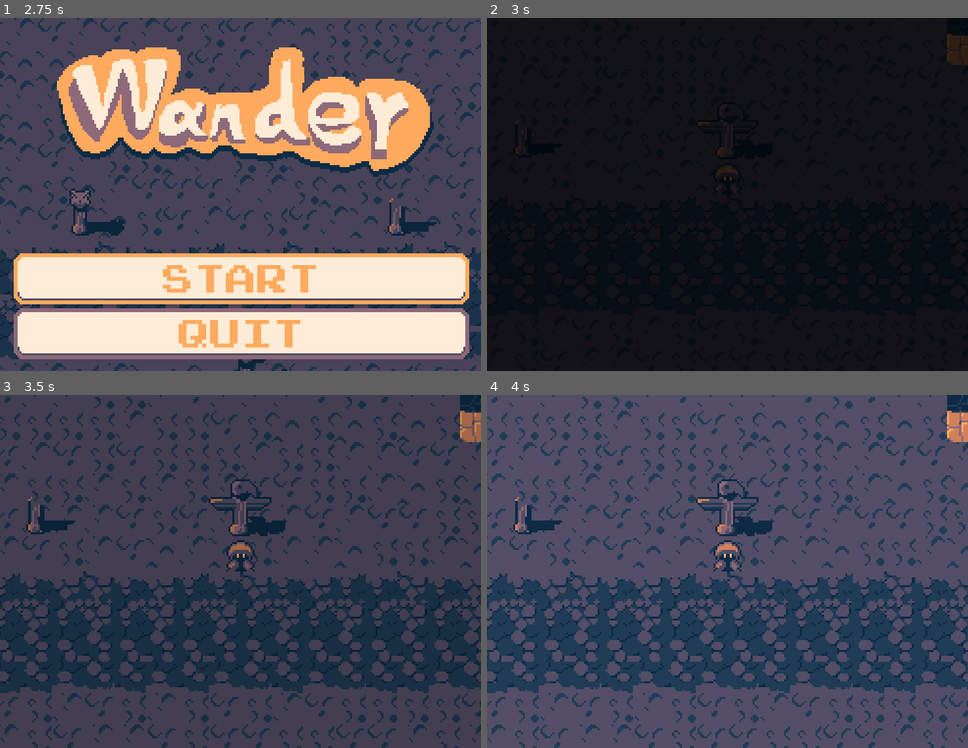
Above: before the commit, frames 1-4 (two rows, left to right).
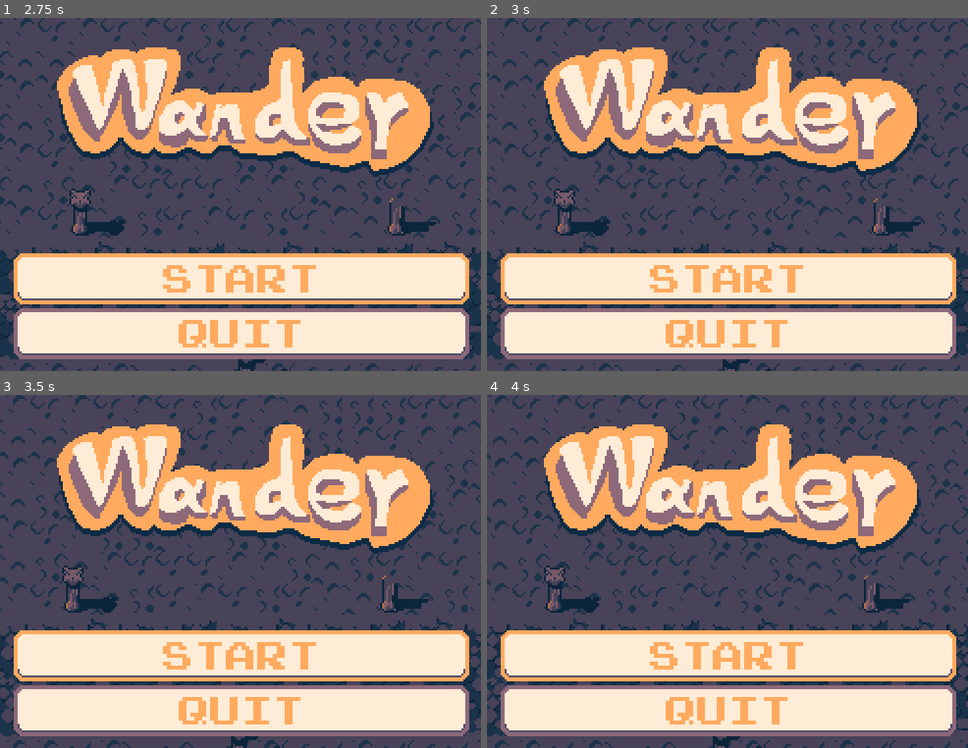
Above: after the commit, the same moments.

Repository: OneTinySauce/Wander
Game: Godot game, scene res://Levels/main_menu.tscn
The game is run twice, just before and just after one commit, with the same random seed, the same clock (stepped at 60 frames per second) and the same inputs. Sound files missing from this copy of the repository are replaced by a short silence.
Inputs (mouse positions are in pixels of both pictures, inside the frame that each line leads up to):
- Up to frame 1 (2.75 s): tap Enter (ui_accept) at 0.5, 0.77, 1.52 s; hold D (right) 0.53-1.28 s; tap F (dialog) at 0.6 s; hold S (down) 1.28-2.03 s; tap G (grab) at 1.35 s; hold D (right) from 2.03 s (still down); hold Space (run) from 2.03 s (still down)
- Up to frame 2 (3 s): release D (right) at 2.75 s; release Space (run) at 2.75 s; click "START" at 2.75 s
- Up to frame 3 (3.5 s): no input
- Up to frame 4 (4 s): click (727, 656) at 3.5 s, where only the run after the commit has a clickable "START"

Frame 1 is identical in both runs. In frame 2, 100% of the frame differs, in the area x 0-100%, y 0-100%; in frame 3, 63%; in frame 4, 64%.

Commit message:
Fixed menu SFX

Diff:
--- a/Levels/main_menu.gd
+++ b/Levels/main_menu.gd
@@ -11,6 +11,7 @@
 
 func _on_start_pressed():
 	sfx.play()
+	await sfx.finished
 	get_tree().change_scene_to_file("res://Levels/level_0.tscn")
 
 func _on_quit_pressed():
--- a/Levels/main_menu.tscn
+++ b/Levels/main_menu.tscn
@@ -863,10 +863,10 @@
 anchor_top = 0.933
 anchor_right = 0.5
 anchor_bottom = 0.933
-offset_left = 12.0
-offset_top = 122.0
-offset_right = 234.0
-offset_bottom = 175.0
+offset_left = -110.5
+offset_top = -45.94
+offset_right = 111.5
+offset_bottom = 7.06
 grow_horizontal = 2
 grow_vertical = 2
 
